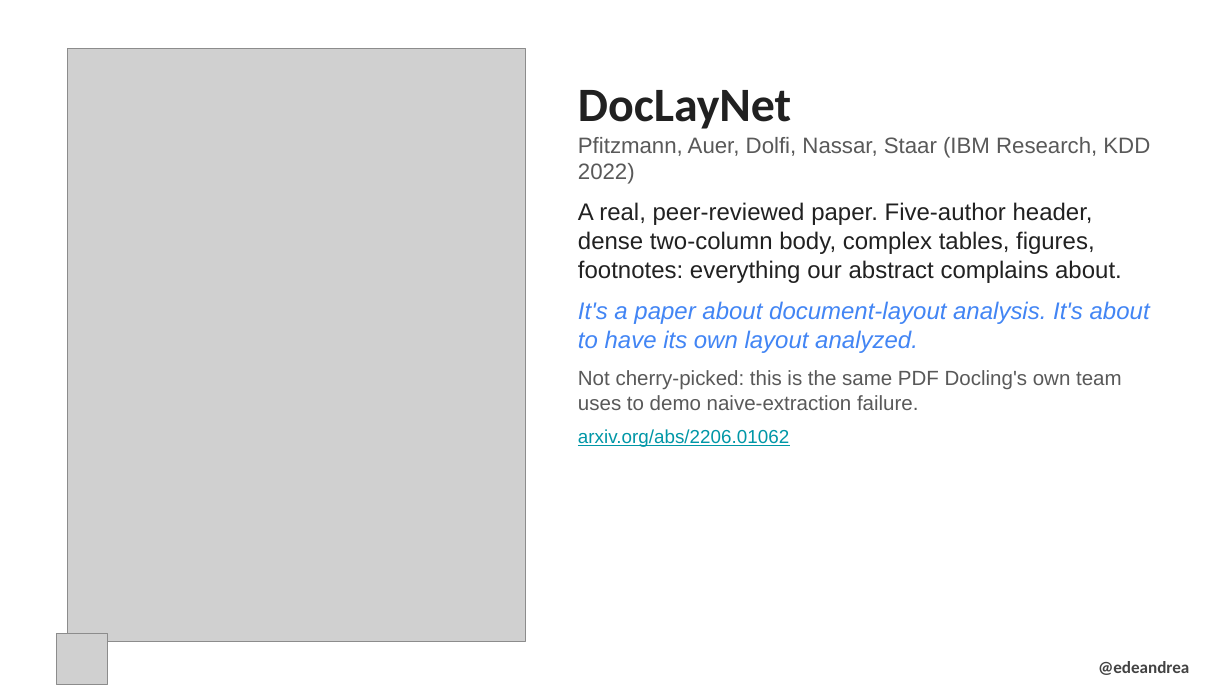
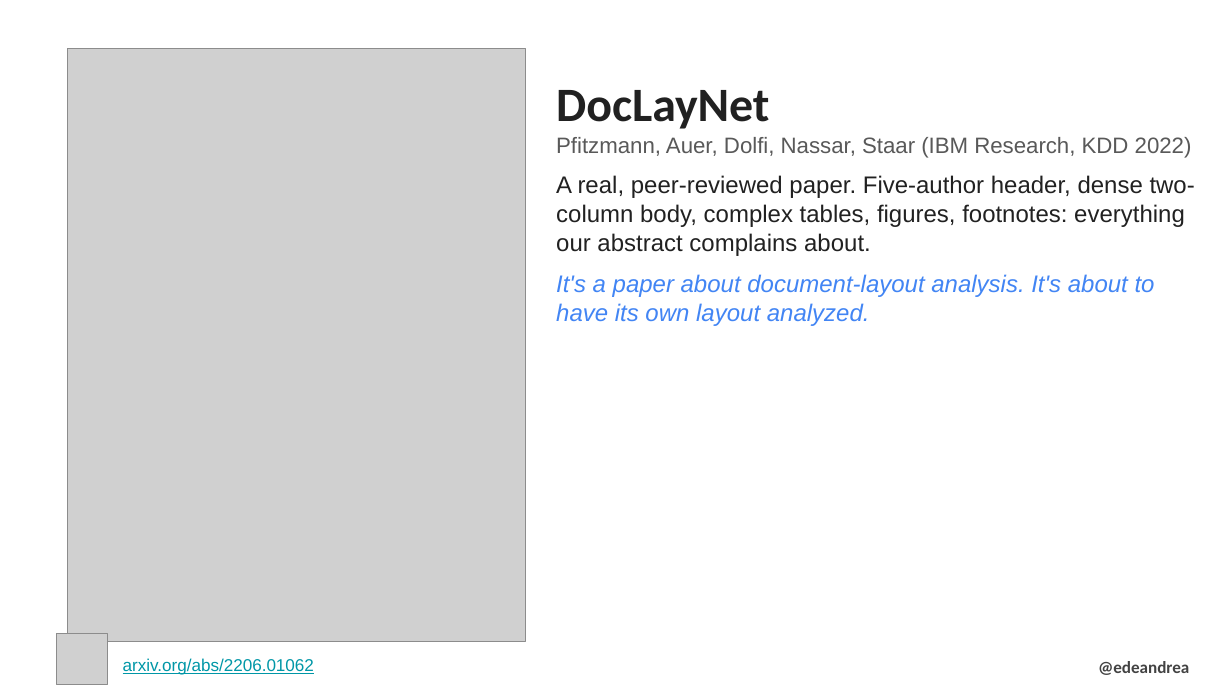
Before and after one commit to edeandrea/garbage-in-insight-out, a slide deck: slide 9 of docs/garbage-in-insight-out.pptx. Drawn at 1232x693 pixels with LibreOffice and Linux fonts; fonts in the diff are those of the drawing; grey boxes stand for pictures; background and template pictures are left out. Boxes give left, top, right and bottom in pixels: in the first picture for what was removed or moved away, otherwise in the second. Text is boxed around its words. In the diff, an @@ line names an element or a change of style, - is before the commit and + after.

```diff
--- a/docs/garbage-in-insight-out.pptx
+++ b/docs/garbage-in-insight-out.pptx
@@ text "DocLayNet": place and size @@
-text "DocLayNet" at bbox=[578, 90, 1150, 447]
+text "DocLayNet" at bbox=[556, 90, 1195, 326]
@@ text at bbox=[578, 370, 1122, 447]: paragraphs removed @@
-Not cherry-picked: this is the same PDF Docling's own team uses to demo naive-extraction failure.
-arxiv.org/abs/2206.01062
@@ text added at bbox=[123, 658, 314, 675], 10 pt, text #0097A7, underline @@
+arxiv.org/abs/2206.01062
```
Also in this commit, not shown: 1 other slide changed.
